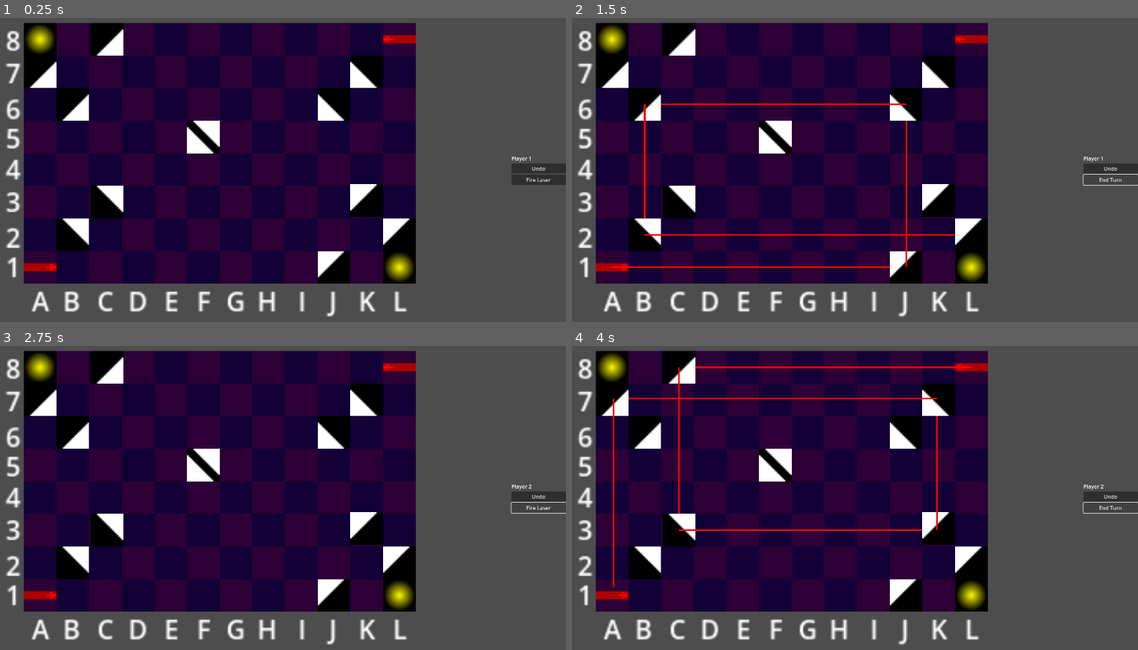
Above: before the commit, frames 1-4 (two rows, left to right).
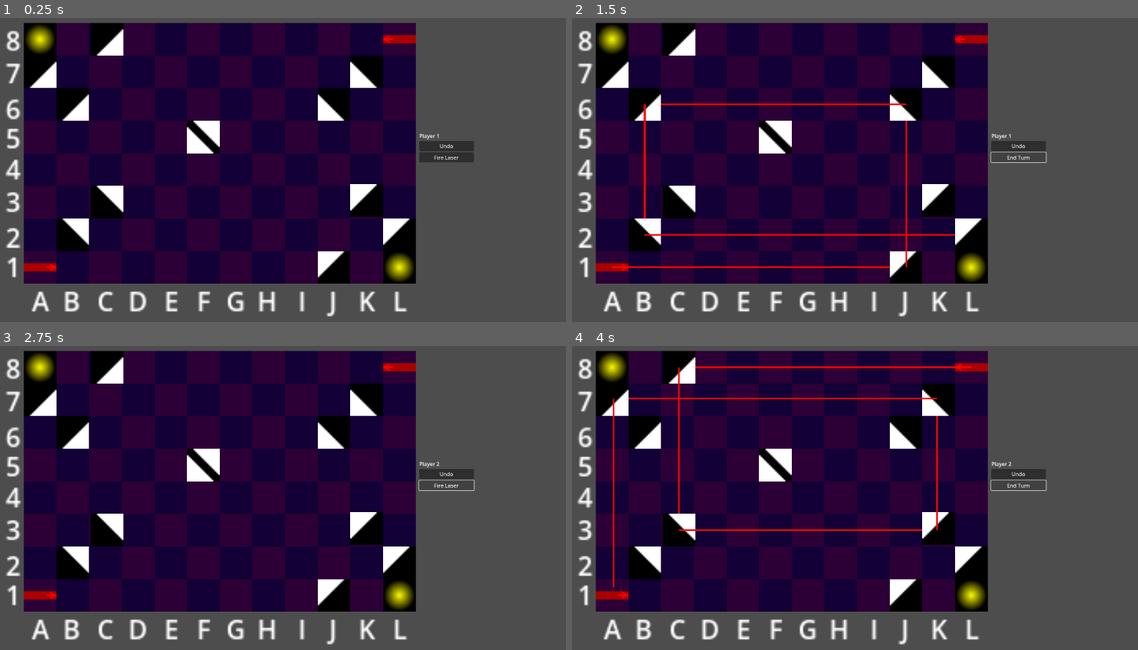
Above: after the commit, the same moments.

Repository: mzbrubak/Reflectix
Game: Godot game, scene res://Scenes/main.tscn
Same seed, same stepped clock (60 frames per second), same inputs: the game is played once before the commit and once after it.
Inputs:
- Up to frame 1 (0.25 s): no input
- Up to frame 2 (1.5 s): click "Undo" at 0.5 s; click "Fire Laser" at 1.25 s
- Up to frame 3 (2.75 s): click "End Turn" at 2 s
- Up to frame 4 (4 s): click "Undo" at 2.75 s; click "Fire Laser" at 3.5 s

The runs differ from the first frame. In frame 1, 1.2% of the frame differs, in the area x 74-100%, y 38-55%; in frame 2, 0.9%; in frame 3, 0.9%; in frame 4, 0.9%.

Commit message:
Move UI

Diff:
--- a/Scenes/ui.tscn
+++ b/Scenes/ui.tscn
@@ -3,6 +3,8 @@
 [ext_resource type="Script" path="res://Scenes/ui.gd" id="1_7jko1"]
 
 [node name="UI Layer" type="CanvasLayer"]
+offset = Vector2(-282, -69)
+transform = Transform2D(1, 0, 0, 1, -282, -69)
 script = ExtResource("1_7jko1")
 
 [node name="VBoxContainer" type="VBoxContainer" parent="."]
